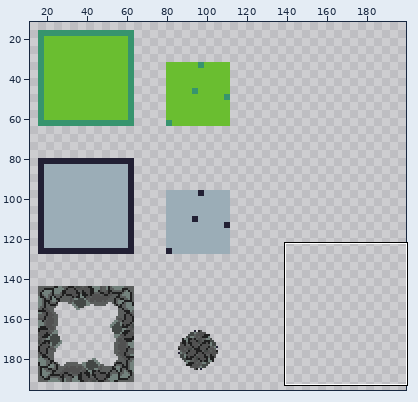
Two states of a pixel-art file, MegaJueguito/BlenderThings/sprites/Tilemaps/TILEMAPS DE LOS HUEVOS.aseprite. The first picture is a wide view before the edit; the outline marks the close-up.
Close-up. As it was:
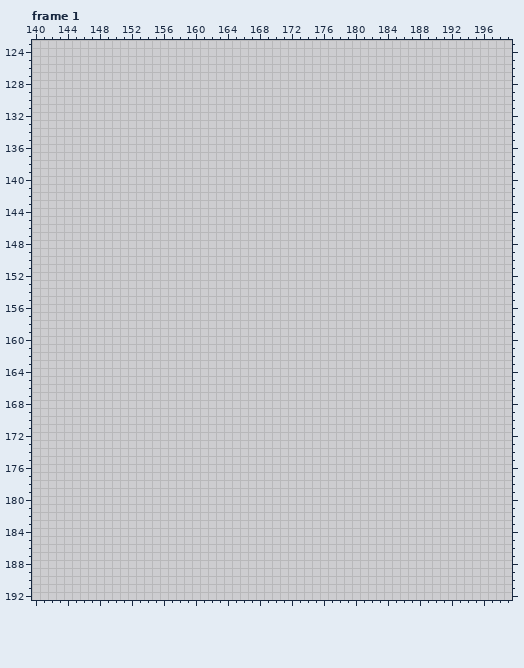
200x200 pixels, 2 frames. Shown: frame 1: x 140..199, y 123..192. The wide view leaves out empty margins. The commit also changed other frames or places, which this record leaves out.
After the commit:
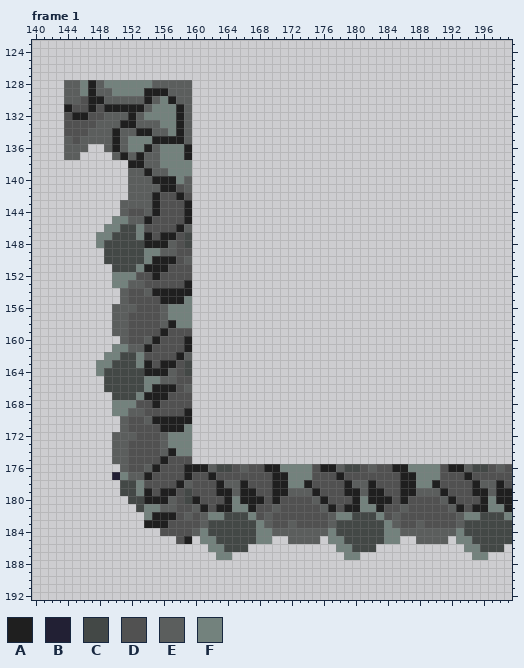
Palette (. is transparent): A #1f1f1f  B #222034  C #434846  D #515151  E #5b5e5d  F #73827d
Edits made:
--- frame 1, layer "piedra"
@@ x 140..199 @@
 127 ............................................................
-128 ............................................................
-129 ............................................................
-130 ............................................................
-131 ............................................................
-132 ............................................................
-133 ............................................................
-134 ............................................................
-135 ............................................................
-136 ............................................................
-137 ............................................................
-138 ............................................................
-139 ............................................................
-140 ............................................................
-141 ............................................................
-142 ............................................................
-143 ............................................................
-144 ............................................................
-145 ............................................................
-146 ............................................................
-147 ............................................................
-148 ............................................................
-149 ............................................................
-150 ............................................................
-151 ............................................................
-152 ............................................................
-153 ............................................................
-154 ............................................................
-155 ............................................................
-156 ............................................................
-157 ............................................................
-158 ............................................................
-159 ............................................................
-160 ............................................................
-161 ............................................................
-162 ............................................................
-163 ............................................................
-164 ............................................................
-165 ............................................................
-166 ............................................................
-167 ............................................................
-168 ............................................................
-169 ............................................................
-170 ............................................................
-171 ............................................................
-172 ............................................................
-173 ............................................................
-174 ............................................................
-175 ............................................................
-176 ............................................................
-177 ............................................................
-178 ............................................................
-179 ............................................................
-180 ............................................................
-181 ............................................................
-182 ............................................................
-183 ............................................................
-184 ............................................................
-185 ............................................................
-186 ............................................................
-187 ............................................................
+128 ....EEFAEFFFFFFEEEEE........................................
+129 ....EEFAEEFFFFAAAEEE........................................
+130 ....EEDAAEEEEEAEFAEE........................................
+131 ....ADDADAAAAAEFFFAE........................................
+132 ....DAADDEEEAEFFFFAE........................................
+133 ....DDDDEEEAAEEEFFAE........................................
+134 ....DDDEEEAEEAAEEFAE........................................
+135 ....EDEEEEAEFFFAAAAE........................................
+136 ....EEE..EAEFFAEFFFA........................................
+137 ....EE....EAEAEEFFFA........................................
+138 ............AAEEFFFF........................................
+139 ............EEAEEFFF........................................
+140 ............EEEAAAFE........................................
+141 ............EEEEAADE........................................
+142 ............EEEADDAD........................................
+143 ...........EEEEADDDA........................................
+144 ...........EDDEADDDA........................................
+145 ..........FFEEADDDDA........................................
+146 .........FFCCFDDDDAE........................................
+147 ........FFCCCFADAADC........................................
+148 ........FCCCCCAAAEDC........................................
+149 .........CCCCCFFEEDD........................................
+150 .........CCCCCFAAADE........................................
+151 ..........CCCFAAADDD........................................
+152 ..........FFFDDADDDD........................................
+153 ..........FFEEDDDDDA........................................
+154 ...........EDDEAAAAA........................................
+155 ...........EDDDDAAAF........................................
+156 ..........EEEDDDEFFF........................................
+157 ..........EEDDDDEFFF........................................
+158 ..........EEDDDDEAFF........................................
+159 ..........EEDDDDADDD........................................
+160 ...........EDDEADDDA........................................
+161 ..........FFEEADDDDA........................................
+162 .........FFCCFDDDDAE........................................
+163 ........FFCCCFADAADC........................................
+164 ........FCCCCCAAAEDC........................................
+165 .........CCCCCFFEEDD........................................
+166 .........CCCCCFAAADE........................................
+167 ..........CCCFAAADDD........................................
+168 ..........FFFDDADDDD........................................
+169 ..........FFEEDDDDDA........................................
+170 ...........EDDEAAAAA........................................
+171 ...........EDDDDAAAF........................................
+172 ..........EEEDDDEFFF........................................
+173 ..........EEDDDDEFFF........................................
+174 ..........EEDDDDEAFF........................................
+175 ..........EEDDDDADDD........................................
+176 ...........EDDEADDDAAAECCDEDDAAFFFFDAAECCDEDDAAFFFFDAAECCDED
+177 ..........BFEEADDDDADDADDDDDDDAAFFFDDDADDDDDDDAAFFFDDDADDDDD
+178 ...........CCFDDDDAEDDDAEEADDDAAFFADDDDAEEADDDAAFFADDDDAEEAD
+179 ...........CCFADAADCDDDAAEAADDAAEEEADDDAAEAADDAAEEEADDDAAEAA
+180 ............CCAAAEDCADDDAFAAADADDDDEADDDAFAAADADDDDEADDDAFAA
+181 .............CFFEEDDEADAAFFADDEDDDDDEADAAFFADDEDDDDDEADAAFFA
+182 ..............FAAADEDEFFCCCFDEDDDDDDDEFFCCCFDEDDDDDDDEFFCCCF
+183 ..............AAADDDDECCCCCCFEDDEDDDDECCCCCCFEDDEDDDDECCCCCC
+184 ................DDDDEFCCCCCCFFEEEEEEEFCCCCCCFFEEEEEEEFCCCCCC
+185 ..................DA.FFCCCCCFF..EEEE.FFCCCCCFF..EEEE.FFCCCCC
+186 ......................FFCCC...........FFCCC...........FFCCC.
+187 .......................FF..............FF..............FF...
 188 ............................................................
Pixel boxes of the changes (left, top, right, bottom) in both close-ups:
added: (64, 80, 512, 560)
